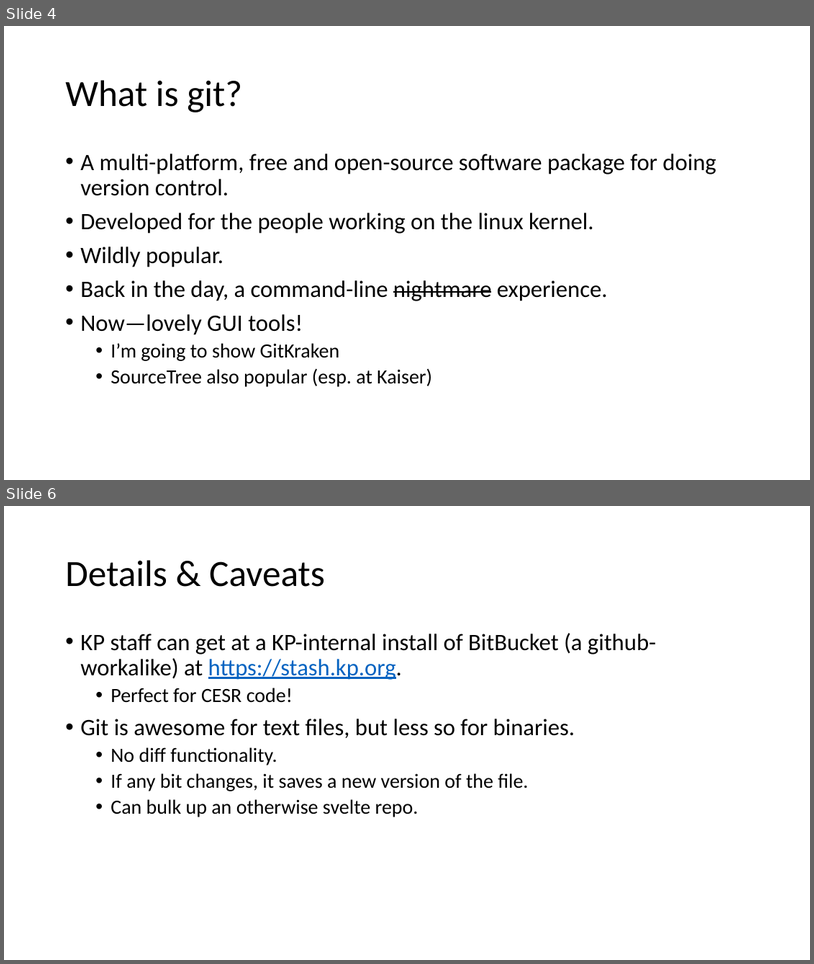
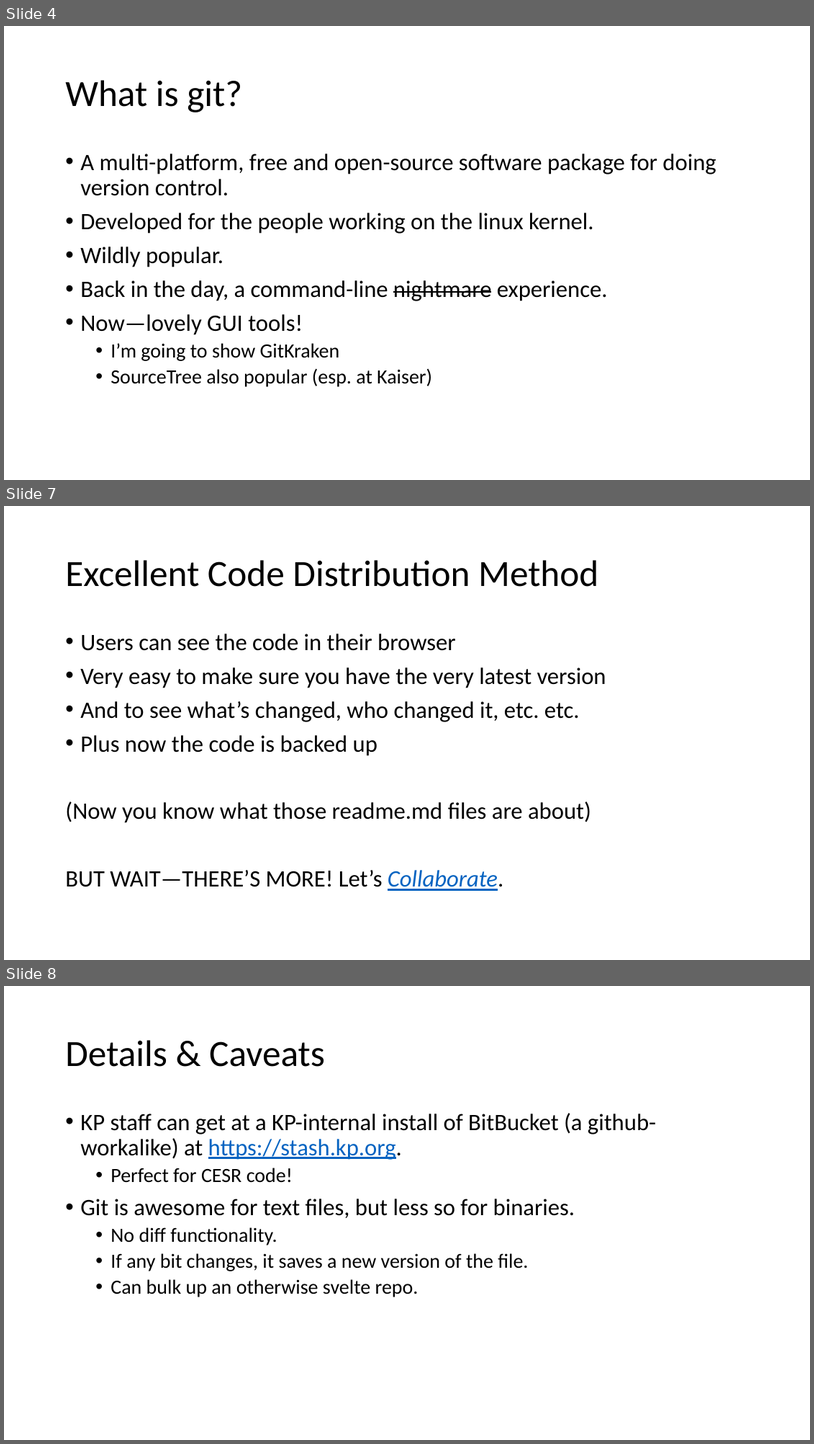
Before and after one commit to rpardee/git_demo, a slide deck: new_git.pptx. Shown one above the other, each under a label of ours: slides 4 and 6 before the commit, slides 4, 7 and 8 after it; the slides between them are not shown. The pictures are 814x964 and 814x1444 pixels, drawn with LibreOffice and Linux fonts; fonts in the diff are those of the drawing. Boxes give left, top, right and bottom in pixels: in the first picture for what was removed or moved away, otherwise in the second. Text is boxed around its words. In the diff, an @@ line names an element or a change of style, - is before the commit and + after.

```diff
--- a/new_git.pptx
+++ b/new_git.pptx
@@ slide 7 added at (4,506,810,960), background #FFFFFF @@
@@ title added at (65,560,599,587), 44 pt, text #000000 @@
+Excellent Code Distribution Method
@@ text added at (65,633,607,890), 28 pt, text #000000 @@
+• Users can see the code in their browser
+• Very easy to make sure you have the very latest version
+• And to see what’s changed, who changed it, etc. etc.
+• Plus now the code is backed up
+(Now you know what those readme.md files are about)
+BUT WAIT—THERE’S MORE! Let’s Collaborate.
@@ what was slide 6 is now slide 8 @@
```
Also in this commit, not shown: 1 slide changed, 1 other slide added, 1 other file.
